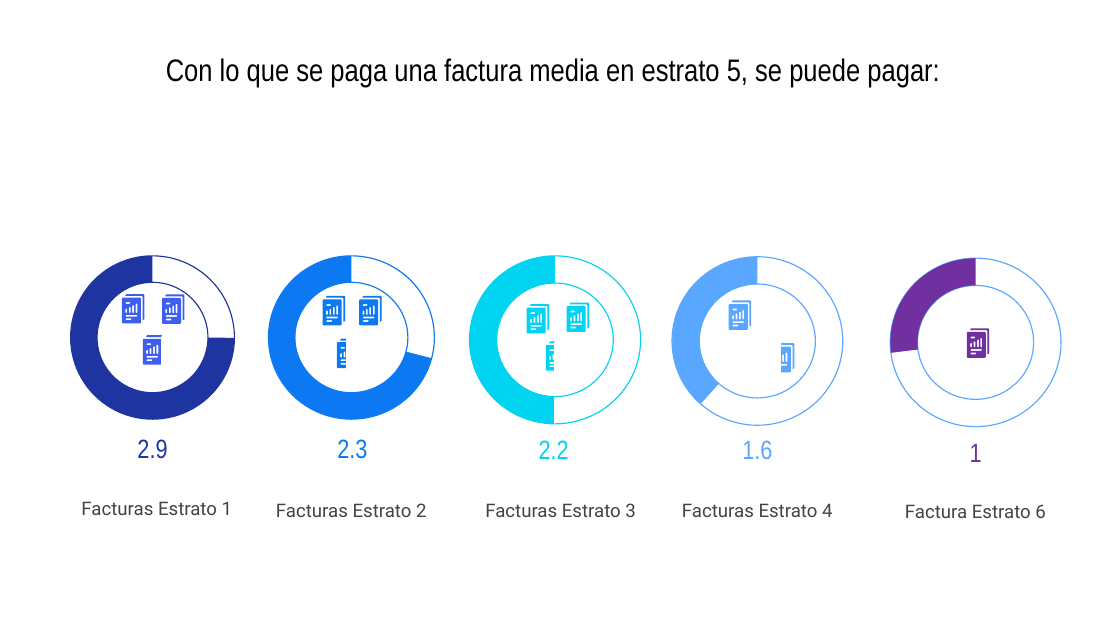
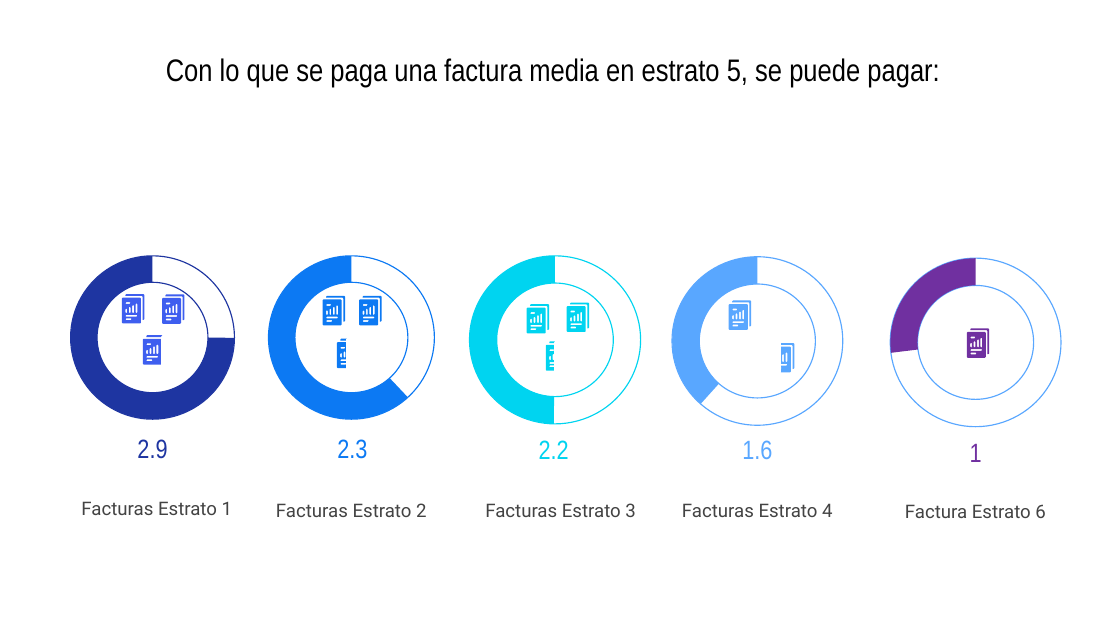
Before and after one commit to jtabordaj/research_eslatina, a slide deck: slide 51 of reporte_estadistico/presentacion/presentacionCategorias/presentation.pptx. Drawn at 1120x630 pixels with LibreOffice and Linux fonts; fonts in the diff are those of the drawing. Boxes give left, top, right and bottom in pixels: in the first picture for what was removed or moved away, otherwise in the second. Text is boxed around its words. In the diff, an @@ line names an element or a change of style, - is before the commit and + after.

```diff
--- a/reporte_estadistico/presentacion/presentacionCategorias/presentation.pptx
+++ b/reporte_estadistico/presentacion/presentacionCategorias/presentation.pptx
@@ arch (boxed as its full ring) at [269,256,435,420]: proportions changed @@
```
Also in this commit, not shown: 1 other slide changed, 17 slides added, 22 other files.
